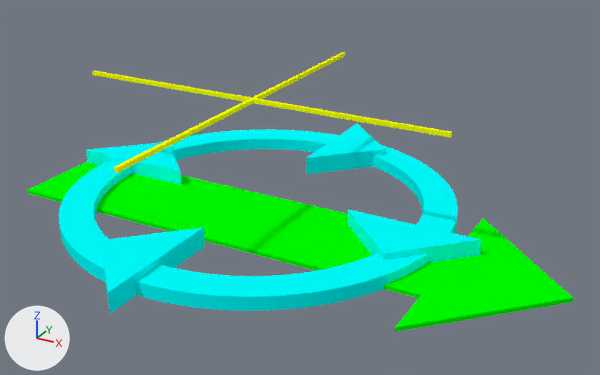
Two versions of the Blender file BlenderPointers/animateObjects.blend, one commit apart.
Before and after are seen from a 50 mm camera at (3.13, -4.97, 2.73) aimed at (0.42, -0.05, 0.27). Lighting does not change. The marker at lower left points along +X, +Y and +Z.

In view in the first picture: 'arrowFlat', 'circleArrow', 'crossHair'.
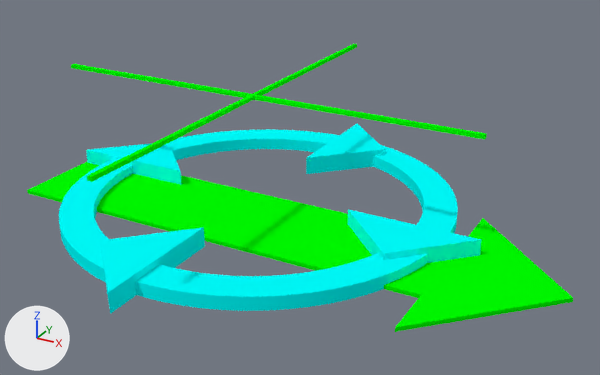
Edits to the bpy script that builds the scene:
```text
Change mat_material_003:
    mat_material_003.base_color: (1.0, 1.0, 0.0) -> (0.0, 1.0, 0.0)  # yellow #ffff00 -> green #00ff00
Change ob_crosshair:
    ob_crosshair.location: (-1.451, -1.574, 0.875) -> (-1.746, -1.749, 0.875)
    ob_crosshair.scale: (0.03, 0.03, 0.03) -> (0.035, 0.035, 0.03)
```

Location of each change, (x1, y1, x2, y2) in pixels of the pictures (600 x 375 px):
'crossHair', recoloured, moved, rescaled (16% wider, 14% taller)
    before: (92, 52, 452, 173)
    after: (71, 44, 487, 182)
